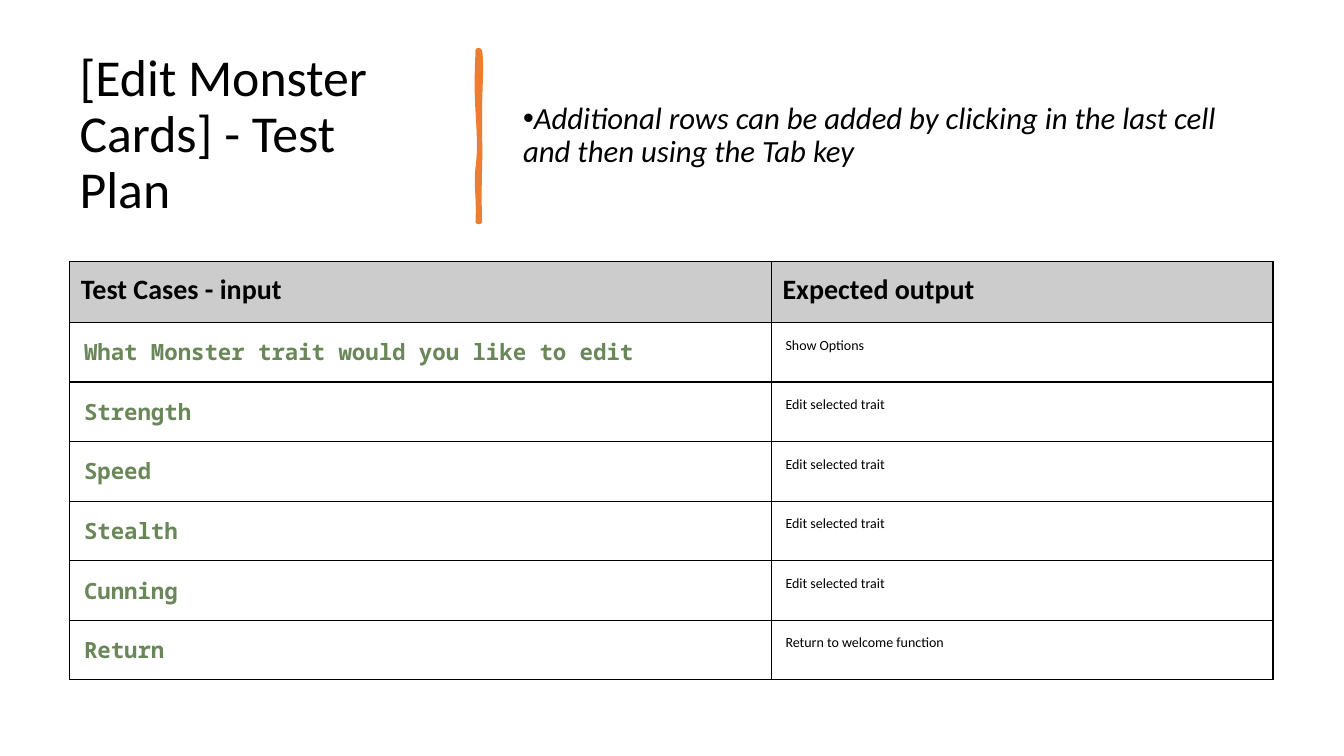
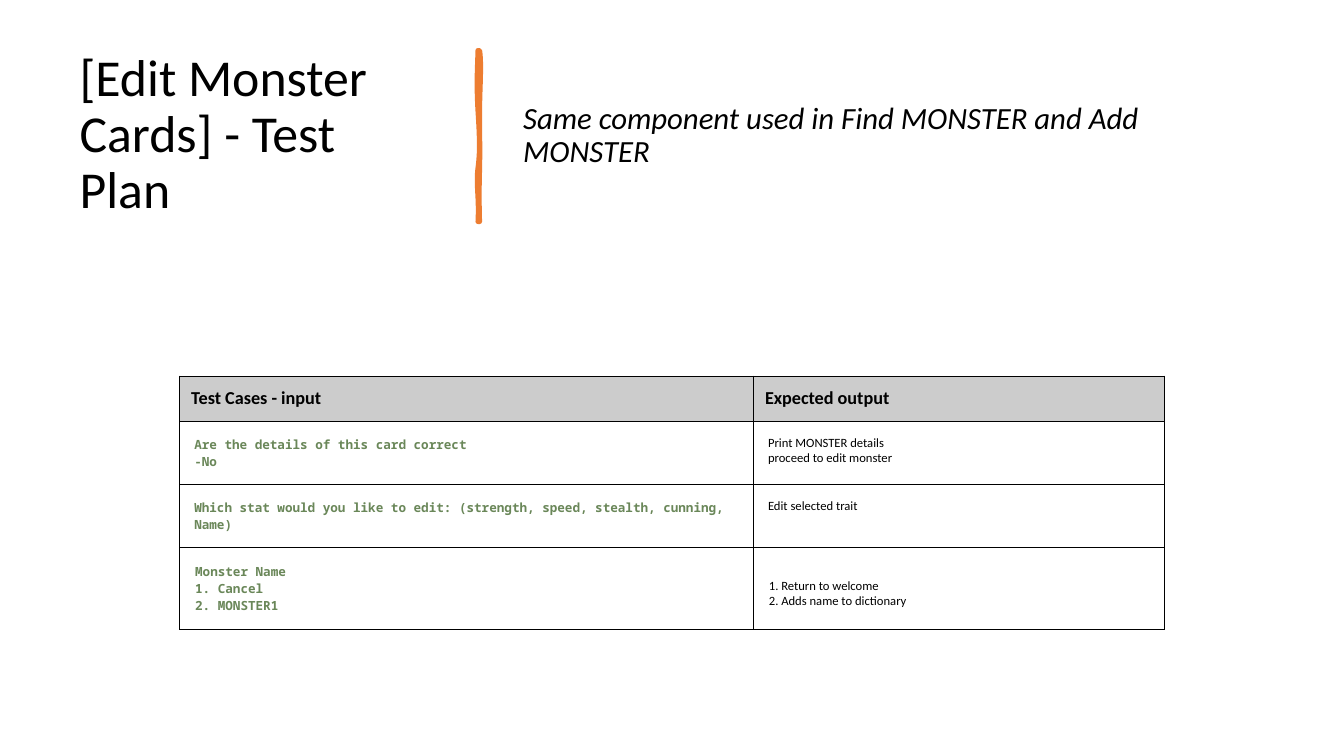
Before and after one commit to peter123321123321/Monster-Cards-Internal, a slide deck: slide 21 of 2.7 and 2.8 Documentation Template.pptx (slide 20 before the commit). Drawn at 1344x756 pixels with LibreOffice and Linux fonts; fonts in the diff are those of the drawing. Boxes give left, top, right and bottom in pixels: in the first picture for what was removed or moved away, otherwise in the second. Text is boxed around its words. In the diff, an @@ line names an element or a change of style, - is before the commit and + after.

```diff
--- a/2.7 and 2.8 Documentation Template.pptx
+++ b/2.7 and 2.8 Documentation Template.pptx
@@ text at <box>523,107,1138,163</box>: text changed @@
-• Additional rows can be added by clicking in the last cell and then using the Tab key
+Same component used in Find MONSTER and Add MONSTER
@@ table at <box>179,376,1164,614</box> @@
-row 2: What Monster trait would you like to edit | Show Options
-row 3: Strength | Edit selected trait
-row 4: Speed | Edit selected trait
-row 5: Stealth | Edit selected trait
-row 6: Cunning | Edit selected trait
-row 7: Return | Return to welcome function
+row 2: Are the details of this card correct / -No | Print MONSTER details proceed to edit monster
+row 3: Which stat would you like to edit: (strength, speed, stealth, cunning, Name) | Edit selected trait
+row 4: Monster Name / 1. Cancel / 2. MONSTER1 | 1. Return to welcome 2. Adds name to dictionary
@@ table: place and size @@
-table at <box>70,262,1273,681</box>
+table at <box>179,376,1164,614</box>
```
Also in this commit, not shown: 8 other slides changed, 17 slides added.
